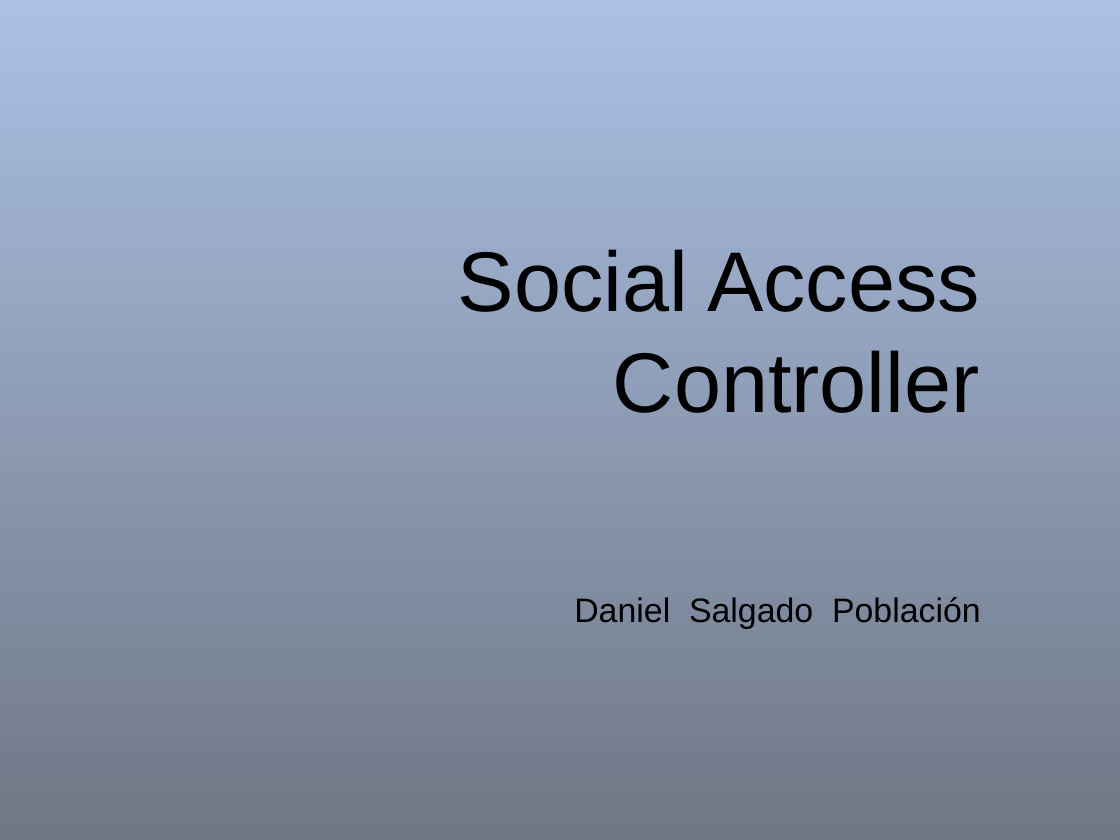
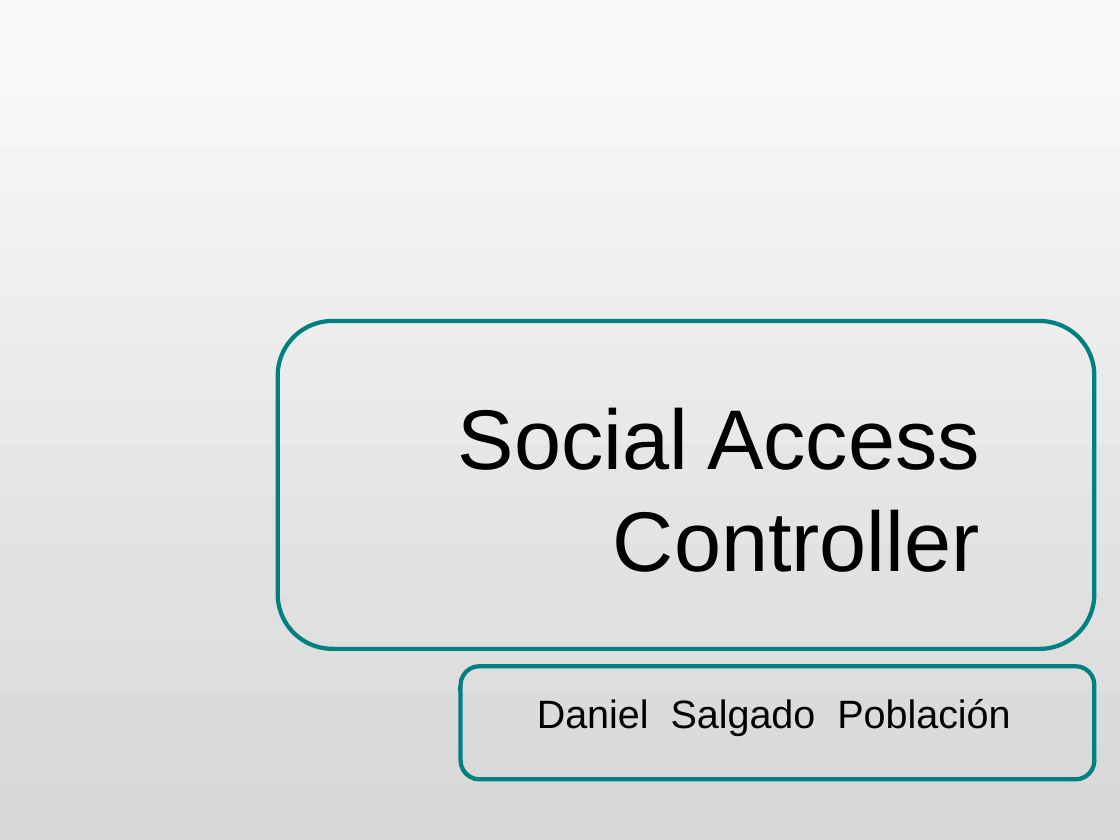
Before and after one commit to danielsalgadop/sac, a slide deck: slide 1 of docs/presentation/social_access_controller_ODP_final.odp. Drawn at 1120x840 pixels with LibreOffice and Linux fonts; fonts in the diff are those of the drawing. Boxes give left, top, right and bottom in pixels: in the first picture for what was removed or moved away, otherwise in the second. Text is boxed around its words. In the diff, an @@ line names an element or a change of style, - is before the commit and + after.

```diff
--- a/docs/presentation/social_access_controller_ODP_final.odp
+++ b/docs/presentation/social_access_controller_ODP_final.odp
@@ background gradient #ABC0E4 to #6F7785 to gradient #FAFAFA to #D7D7D7 @@
@@ freeform shape added at (277,321,1095,649), outline #008080 3 pt @@
@@ title "Social Access Controller": place and size @@
-title "Social Access Controller" at (458,249,980,413)
+title "Social Access Controller" at (458,407,980,572)
@@ freeform shape added at (460,667,1095,780), outline #008080 3 pt @@
@@ subtitle "Daniel Salgado Población": place and size @@
-subtitle "Daniel Salgado Población" at (574,597,981,629)
+subtitle "Daniel Salgado Población" at (537,699,1010,736)
@@ subtitle "Daniel Salgado Población" at (537,699,1010,736): size 24 to 28 pt @@
```
Also in this commit, not shown: 40 other slides changed, 5 slides added, 3 slides removed, 4 other files.
